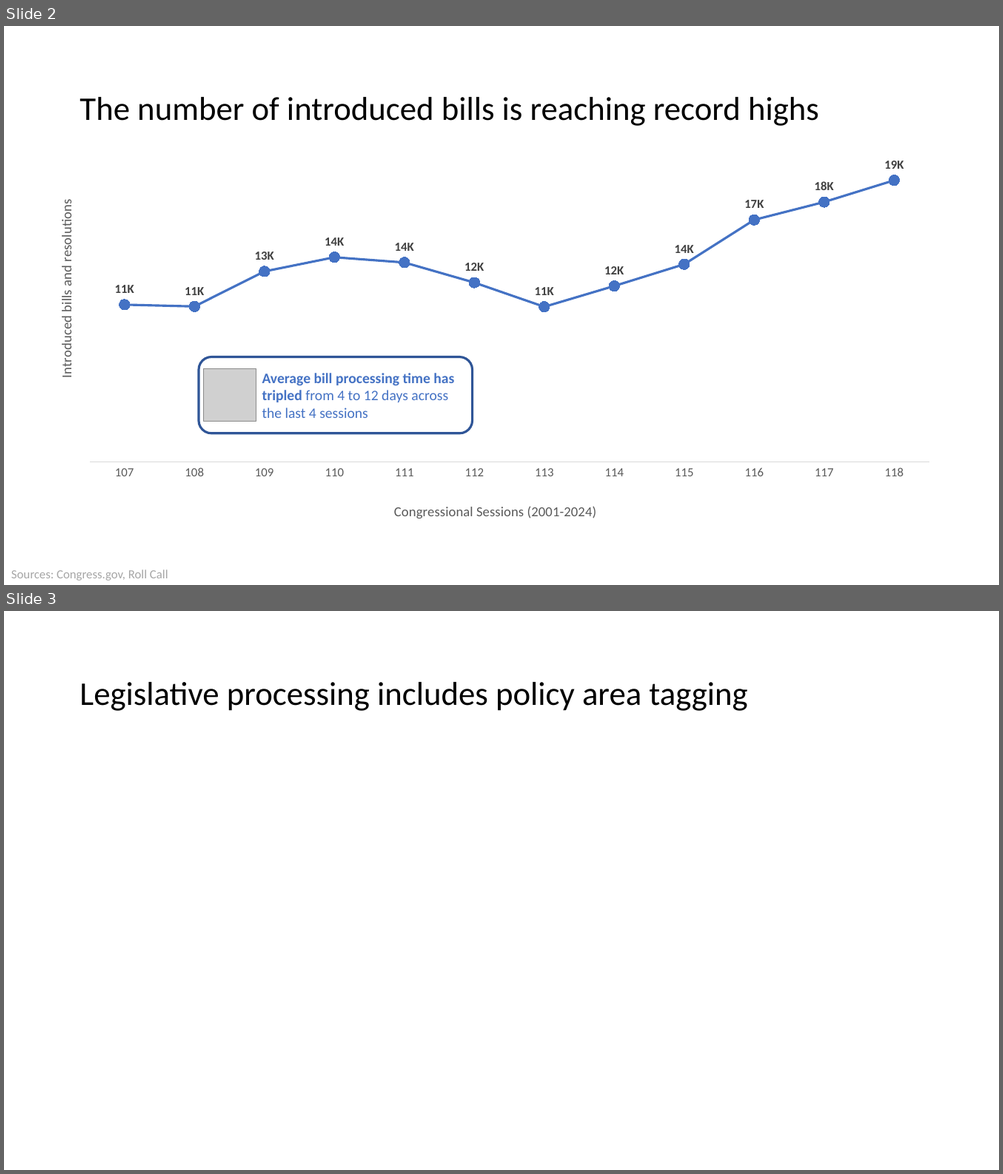
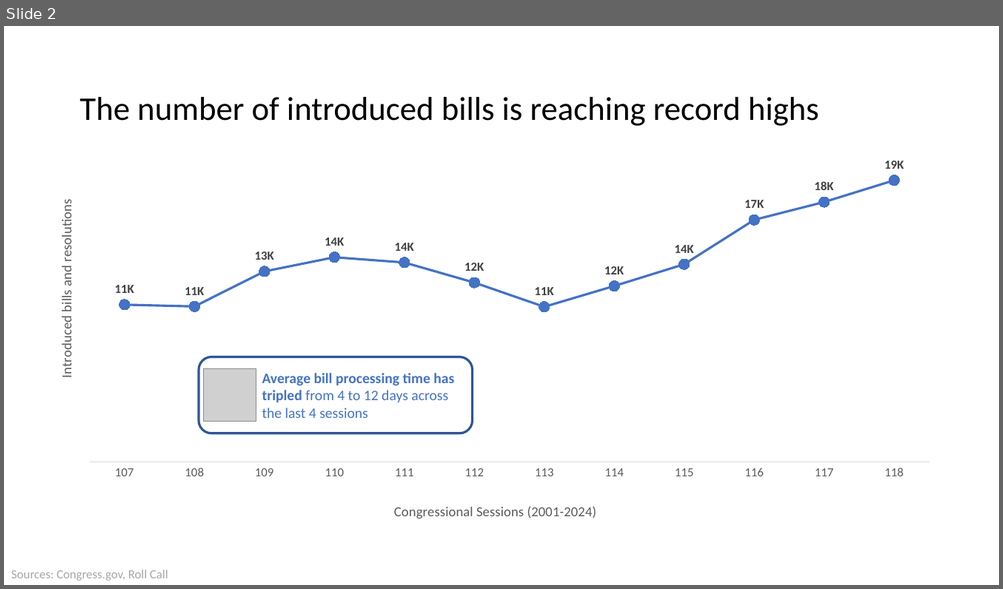
Before and after one commit to jbugli-NJ/FinalProject-Group3, a slide deck: Final-Group-Presentation/Final-Group-Presentation.pptx. Shown one above the other, each under a label of ours: slides 2 and 3 before the commit, slide 2 after it. The pictures are 1003x1174 and 1003x589 pixels, drawn with LibreOffice and Linux fonts; fonts in the diff are those of the drawing; grey boxes stand for pictures. Boxes give left, top, right and bottom in pixels: in the first picture for what was removed or moved away, otherwise in the second. Text is boxed around its words. In the diff, an @@ line names an element or a change of style, - is before the commit and + after.

```diff
--- a/Final-Group-Presentation/Final-Group-Presentation.pptx
+++ b/Final-Group-Presentation/Final-Group-Presentation.pptx
@@ slide 3 removed at box(4, 611, 999, 1170), background #FFFFFF @@
@@ title removed at box(79, 682, 747, 711) @@
-Legislative processing includes policy area tagging
```
Also in this commit, not shown: 1 slide added.
